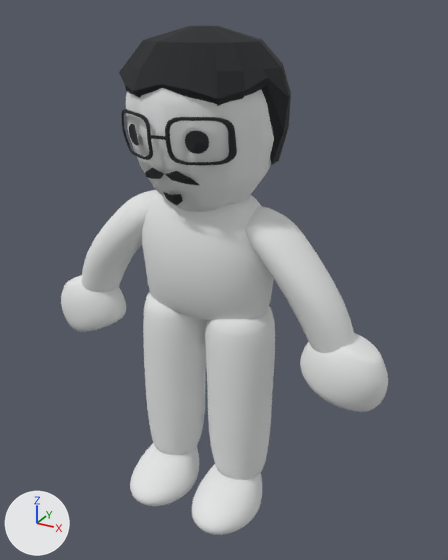
The glTF model assets/characters/companion_character.glb: old version first, new version second.
One viewpoint serves both versions: a 50 mm lens placed at (1.43, -2.42, 2.48), pointed at (0.07, 0.04, 1.25). Arrows for +X, +Y and +Z are at lower left; the lights stay in place. The older version comes first. Vertices at exactly the same position are counted once.

Objects in the first picture: 'ARM_LEFT', 'ARM_RIGHT', 'FOOT_LEFT', 'FOOT_RIGHT', 'Glasses R', 'HAND_LEFT', 'HAND_RIGHT', 'HEAD', 'LEG_LEFT', 'LEG_RIGHT', 'Short waved hair', 'TORSO' and 7 more.
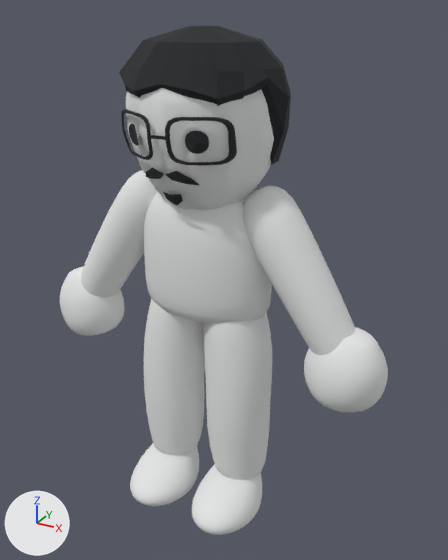
What changed in the scene script:
```text
Change me_arm_l:
    remove me_arm_l.from_pydata(...)  # 314 vertices, 624 faces; spans x -0.782..-0.184, y -0.155..0.111, z 0.977..1.66
    add me_arm_l.from_pydata(...)  # 314 vertices, 624 faces; spans x -0.806..-0.193, y -0.148..0.126, z 0.948..1.759
    me_arm_l part 1: 314 of 314 vertices moved; they spanned x -0.782..-0.184, y -0.155..0.111, z 0.977..1.66 and now span x -0.806..-0.193, y -0.148..0.126, z 0.948..1.759; mean shift (0.009, 0.005, 0.035)
Change me_arm_r:
    remove me_arm_r.from_pydata(...)  # 314 vertices, 624 faces; spans x 0.183..0.782, y -0.155..0.111, z 0.977..1.66
    add me_arm_r.from_pydata(...)  # 314 vertices, 624 faces; spans x 0.194..0.806, y -0.148..0.126, z 0.947..1.759
    me_arm_r part 2: 314 of 314 vertices moved; they spanned x 0.183..0.782, y -0.155..0.111, z 0.977..1.66 and now span x 0.194..0.806, y -0.148..0.126, z 0.947..1.759; mean shift (-0.009, 0.005, 0.035)
Change me_mitten_l:
    remove me_mitten_l.from_pydata(...)  # 422 vertices, 840 faces; spans x -0.933..-0.524, y -0.158..0.107, z 0.786..1.139
    add me_mitten_l.from_pydata(...)  # 422 vertices, 840 faces; spans x -0.927..-0.547, y -0.185..0.133, z 0.78..1.167
    me_mitten_l part 3: 422 of 422 vertices moved; they spanned x -0.933..-0.524, y -0.158..0.107, z 0.786..1.139 and now span x -0.927..-0.547, y -0.185..0.133, z 0.78..1.167; mean shift (-0.001, 0.0, 0.006)
Change me_mitten_r:
    remove me_mitten_r.from_pydata(...)  # 422 vertices, 840 faces; spans x 0.525..0.934, y -0.158..0.107, z 0.786..1.14
    add me_mitten_r.from_pydata(...)  # 422 vertices, 840 faces; spans x 0.548..0.929, y -0.185..0.133, z 0.78..1.167
    me_mitten_r part 4: 422 of 422 vertices moved; they spanned x 0.525..0.934, y -0.158..0.107, z 0.786..1.14 and now span x 0.548..0.929, y -0.185..0.133, z 0.78..1.167; mean shift (0.001, 0.0, 0.006)
Change me_leg_l:
    remove me_leg_l.from_pydata(...)  # 366 vertices, 728 faces; spans x -0.36..-0.019, y -0.188..0.167, z 0.165..1.155
    add me_leg_l.from_pydata(...)  # 366 vertices, 728 faces; spans x -0.357..-0.009, y -0.199..0.161, z 0.165..1.231
    me_leg_l part 5: 337 of 366 vertices moved; they spanned x -0.36..-0.019, y -0.188..0.167, z 0.202..1.155 and now span x -0.357..-0.009, y -0.199..0.161, z 0.202..1.231; mean shift (0.011, -0.006, 0.015); largest move (-0.291, 0.026, 1.145) -> (-0.235, 0.023, 1.213)
Change me_leg_r:
    remove me_leg_r.from_pydata(...)  # 366 vertices, 728 faces; spans x 0.016..0.365, y -0.188..0.167, z 0.165..1.155
    add me_leg_r.from_pydata(...)  # 366 vertices, 728 faces; spans x 0.006..0.362, y -0.199..0.161, z 0.165..1.231
    me_leg_r part 6: 337 of 366 vertices moved; they spanned x 0.016..0.365, y -0.188..0.167, z 0.202..1.155 and now span x 0.006..0.362, y -0.199..0.161, z 0.202..1.231; mean shift (-0.011, -0.006, 0.015); largest move (0.292, -0.027, 1.145) -> (0.236, -0.024, 1.213)
Change me_torso:
    remove me_torso.from_pydata(...)  # 366 vertices, 728 faces; spans x -0.353..0.356, y -0.227..0.208, z 1.09..1.739
    add me_torso.from_pydata(...)  # 366 vertices, 728 faces; spans x -0.332..0.338, y -0.227..0.213, z 1.092..1.749
    me_torso part 7: 366 of 366 vertices moved; they spanned x -0.353..0.356, y -0.227..0.208, z 1.09..1.739 and now span x -0.332..0.338, y -0.227..0.213, z 1.092..1.749; mean shift (-0.002, -0.001, 0.013)
```

What differs and where, as boxes (x1, y1, x2, y2) in the pictures (448 x 560 px):
'TORSO', reshaped
    before: (141, 192, 274, 321)
    after: (144, 192, 272, 323)
'LEG_RIGHT', reshaped
    before: (205, 307, 275, 480)
    after: (204, 313, 272, 480)
'ARM_RIGHT', reshaped (16% taller)
    before: (246, 207, 355, 353)
    after: (242, 186, 355, 355)
'LEG_LEFT', reshaped
    before: (143, 292, 206, 455)
    after: (144, 298, 205, 455)
'HAND_RIGHT', reshaped (7% taller)
    before: (300, 333, 388, 412)
    after: (304, 327, 388, 412)
'ARM_LEFT', reshaped (24% taller)
    before: (82, 190, 157, 292)
    after: (81, 170, 157, 297)
'HAND_LEFT', reshaped (22% taller)
    before: (61, 275, 126, 332)
    after: (60, 266, 124, 336)
